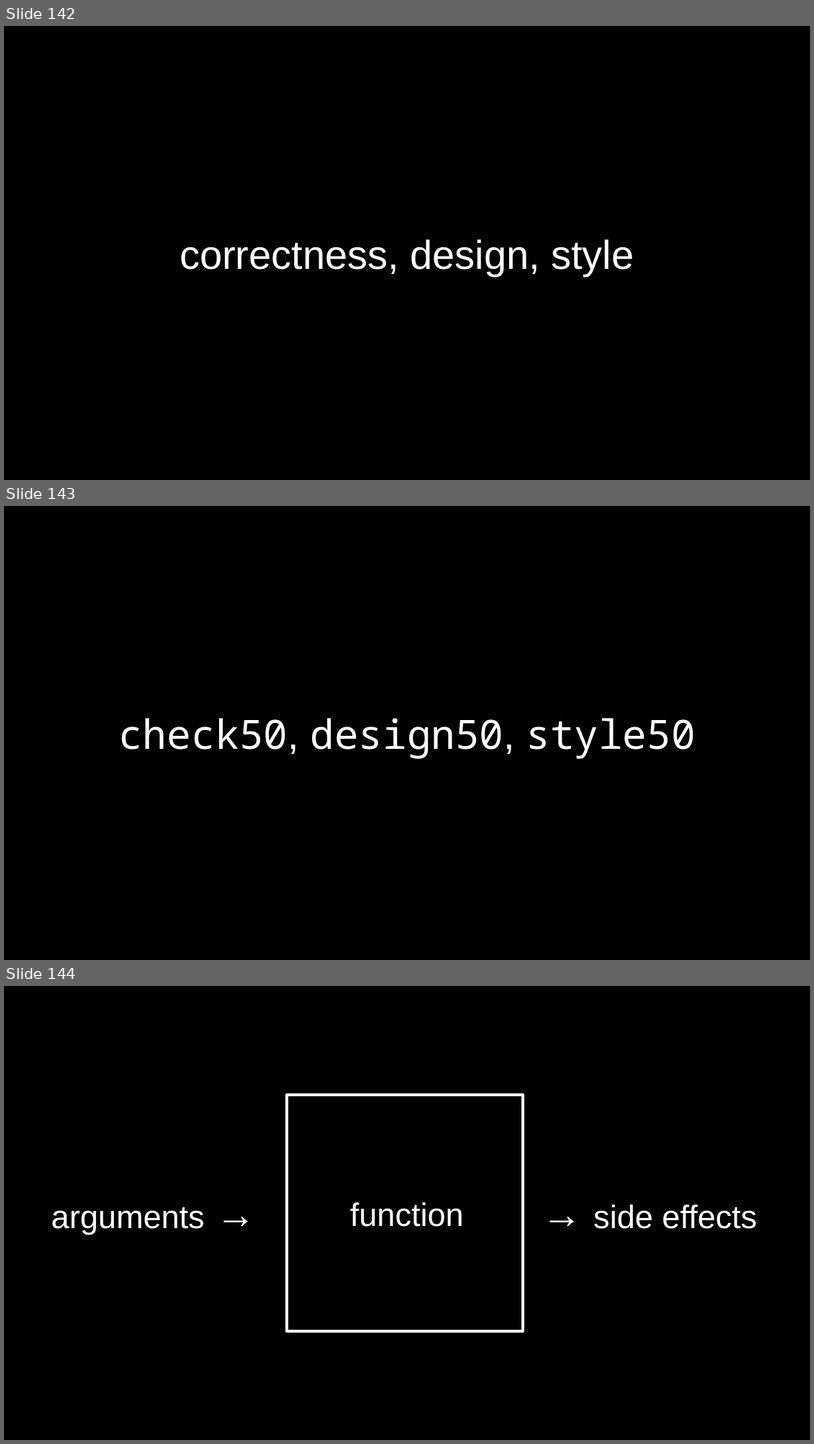
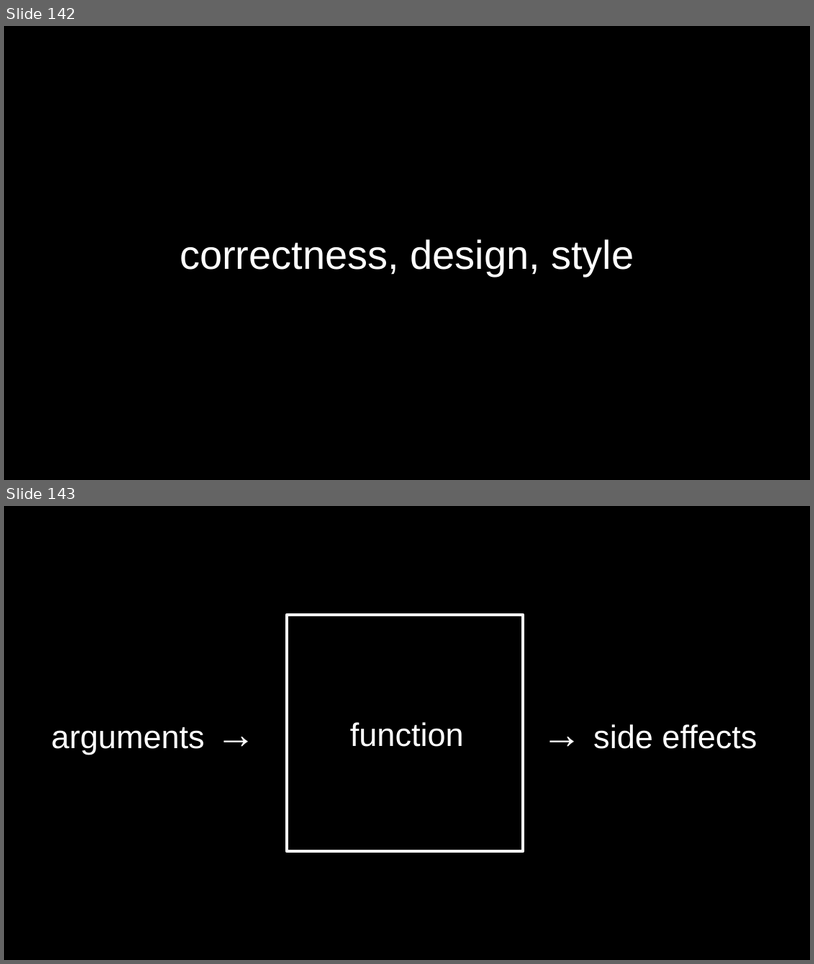
Before and after one commit to SQ4007-2025/website, a slide deck: lectures/slides_2.pptx. Shown one above the other, each under a label of ours: slides 142, 143 and 144 before the commit, slides 142 and 143 after it. The pictures are 814x1444 and 814x964 pixels, drawn with LibreOffice and Linux fonts; fonts in the diff are those of the drawing. Boxes give left, top, right and bottom in pixels: in the first picture for what was removed or moved away, otherwise in the second. Text is boxed around its words. In the diff, an @@ line names an element or a change of style, - is before the commit and + after.

```diff
--- a/lectures/slides_2.pptx
+++ b/lectures/slides_2.pptx
@@ slide 143 removed at <box>4,506,810,960</box>, background #000000 @@
@@ title removed at <box>118,718,696,759</box> @@
-check50, design50, style50
@@ what was slide 144 is now slide 143 @@
```
Also in this commit, not shown: 2 slides changed, 4 slides added, 4 other slides removed, 2 other files.
